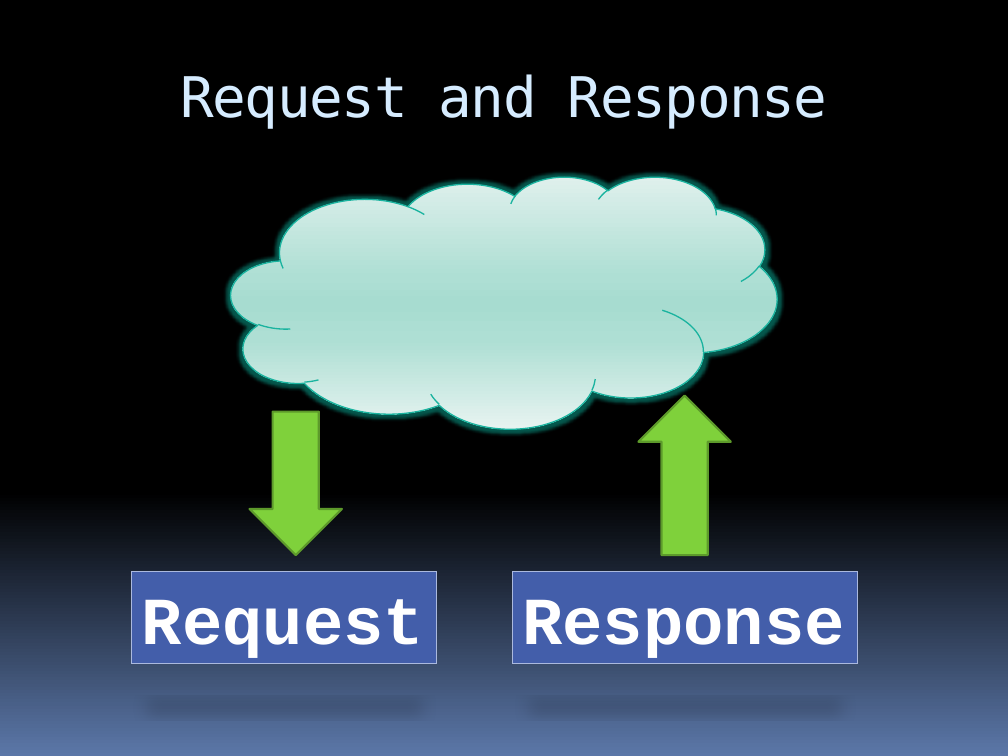
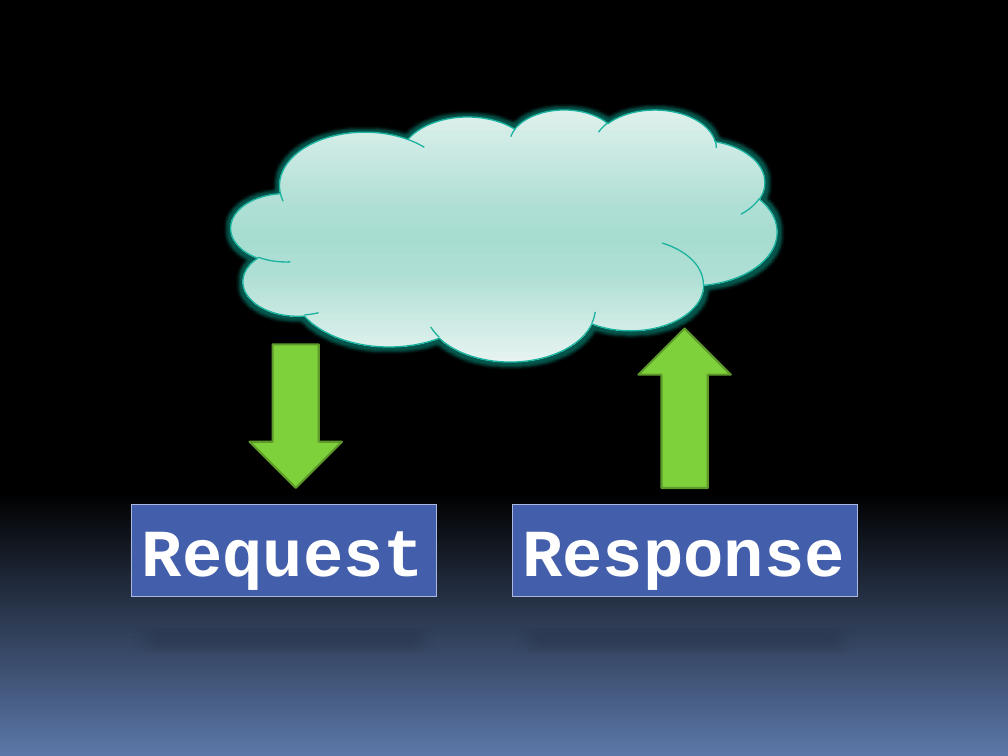
Before and after one commit to stevenharman/codeincubator, a slide deck: slide 22 of Samples/Getting-Started-With-MVC/Getting Started with MVC.pptx (slide 10 before the commit). Drawn at 1008x756 pixels with LibreOffice and Linux fonts; fonts in the diff are those of the drawing; background and template pictures are left out. Boxes give left, top, right and bottom in pixels: in the first picture for what was removed or moved away, otherwise in the second. Text is boxed around its words. In the diff, an @@ line names an element or a change of style, - is before the commit and + after.

```diff
--- a/Samples/Getting-Started-With-MVC/Getting Started with MVC.pptx
+++ b/Samples/Getting-Started-With-MVC/Getting Started with MVC.pptx
@@ title removed at (180,74,828,128) @@
-Request and Response
@@ 2 rectangles, 2 down arrows, 1 cloud: place and size @@
-2 rectangles, 2 down arrows, 1 cloud at (132,176,858,663)
+2 rectangles, 2 down arrows, 1 cloud at (132,109,858,597)
```
Also in this commit, not shown: 2 other slides changed, 17 slides added, 7 slides removed.
